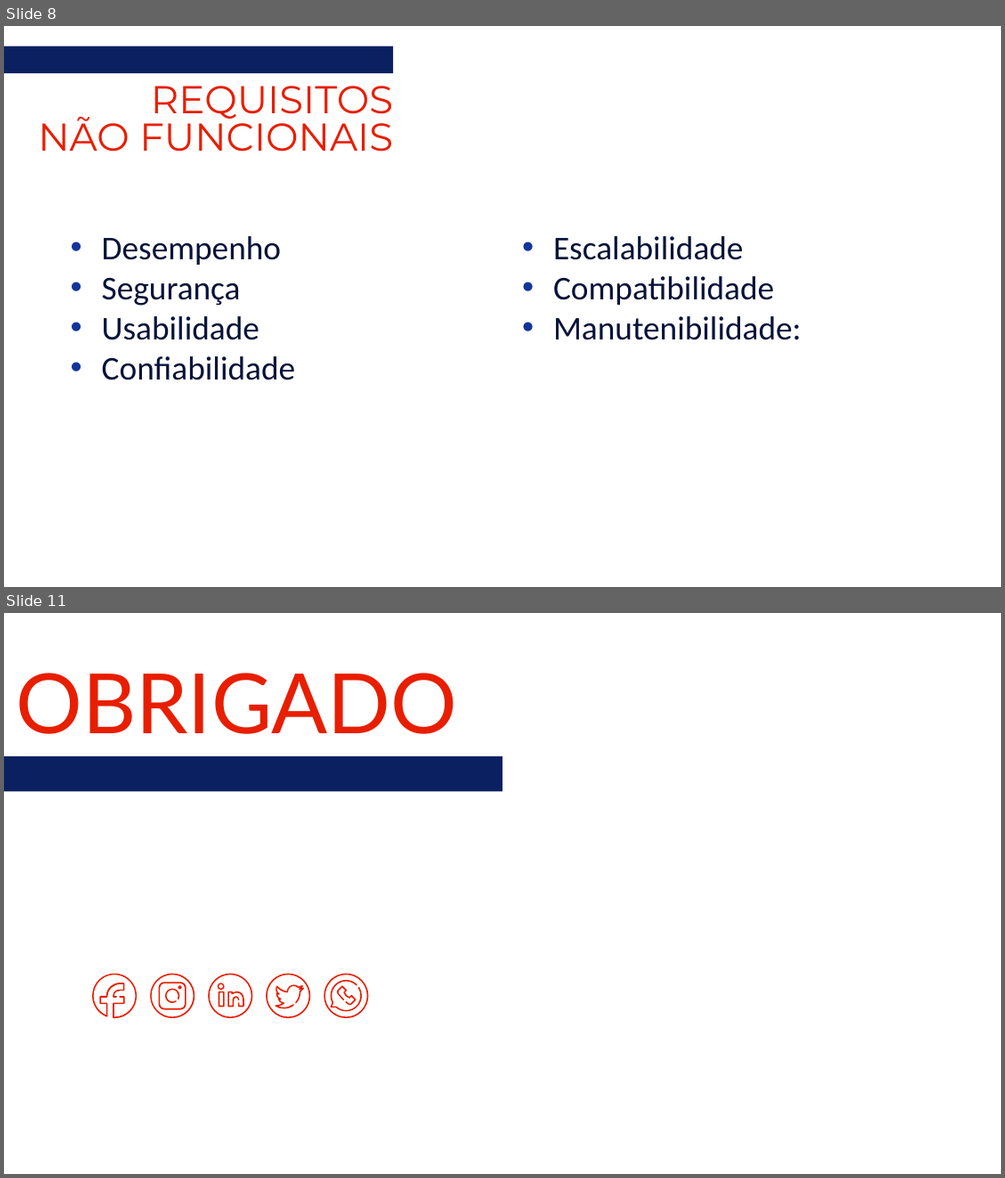
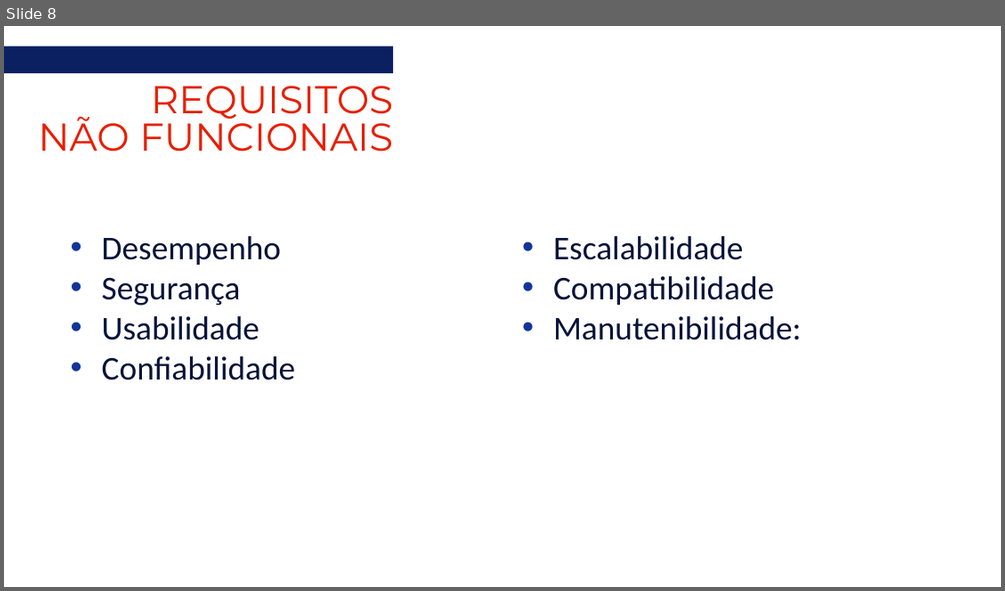
Before and after one commit to marcelo-belotto/projeto-ESI, a slide deck: docs/ReuniON.pptx. Shown one above the other, each under a label of ours: slides 8 and 11 before the commit, slide 8 after it; the slides between them are not shown. The pictures are 1005x1178 and 1005x591 pixels, drawn with LibreOffice and Linux fonts; fonts in the diff are those of the drawing. Boxes give left, top, right and bottom in pixels: in the first picture for what was removed or moved away, otherwise in the second. Text is boxed around its words. In the diff, an @@ line names an element or a change of style, - is before the commit and + after.

```diff
--- a/docs/ReuniON.pptx
+++ b/docs/ReuniON.pptx
@@ slide 11 removed at <box>4,613,1001,1174</box>, background #FFFFFF @@
@@ title removed at <box>16,673,457,734</box> @@
-OBRIGADO
@@ rectangle removed at <box>4,756,502,791</box> @@
@@ freeform shape removed at <box>92,973,137,1018</box> @@
@@ group removed at <box>151,973,195,1018</box>: 4 freeform shapes @@
@@ freeform shape removed at <box>267,973,311,1018</box> @@
@@ freeform shape removed at <box>275,985,304,1009</box> @@
@@ freeform shape removed at <box>324,973,369,1018</box> @@
@@ freeform shape removed at <box>330,980,362,1012</box> @@
@@ freeform shape removed at <box>337,986,356,1005</box> @@
@@ group removed at <box>209,973,253,1018</box>: 4 freeform shapes @@
```
Also in this commit, not shown: 1 slide changed, 8 slides added, 1 other slide removed.
